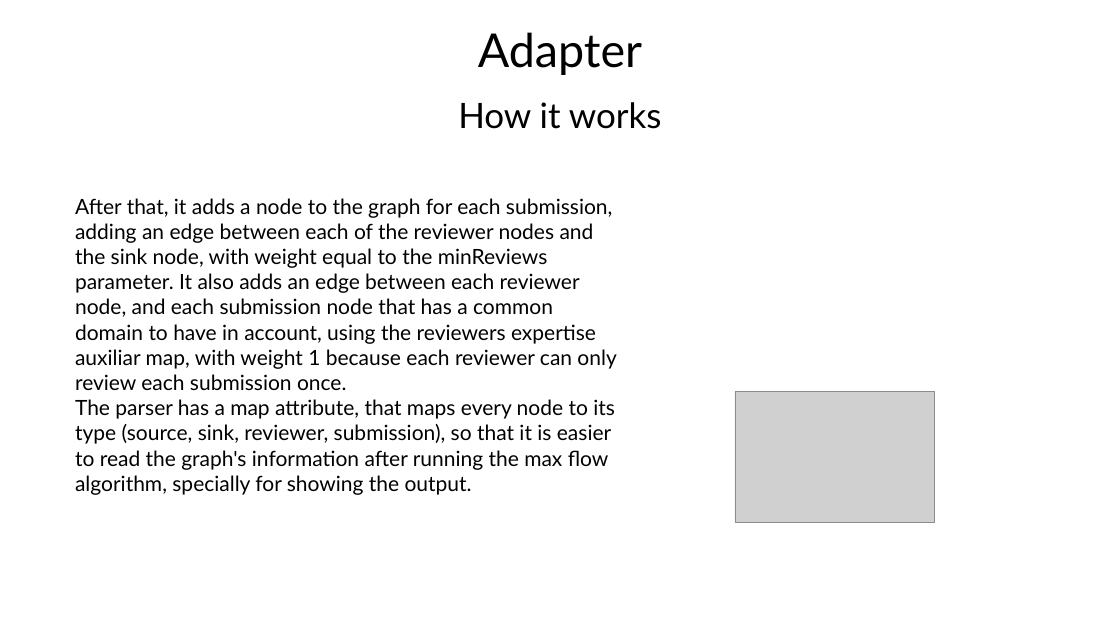
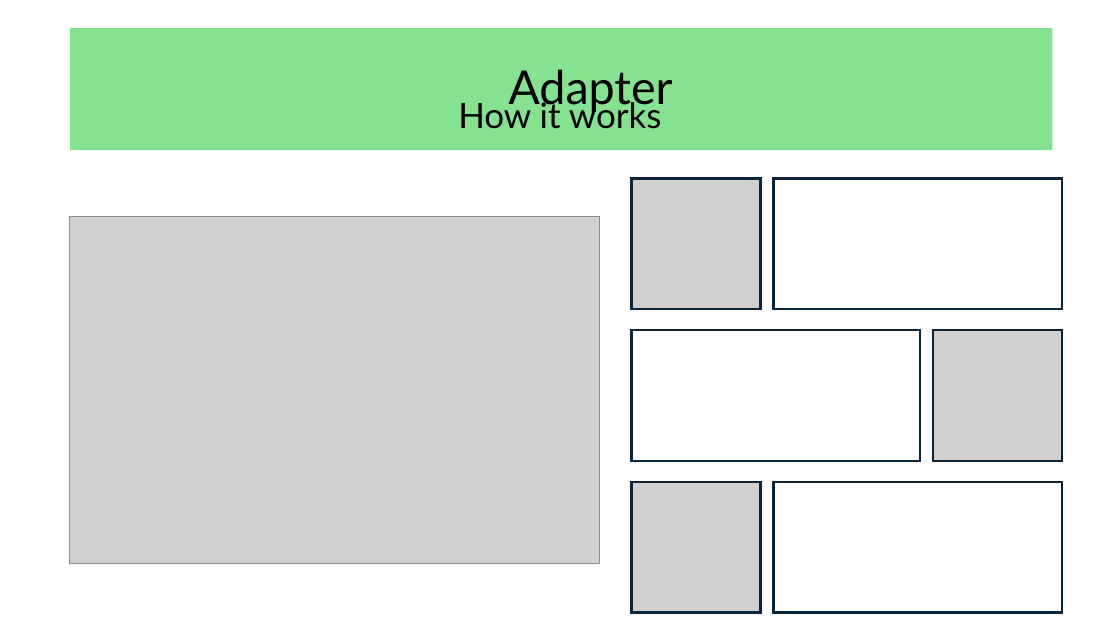
Before and after one commit to Tiago-Su/DA-s-project-1, a slide deck: slide 18 of Presentation.pptx (slide 14 before the commit). Drawn at 1120x630 pixels with LibreOffice and Linux fonts; fonts in the diff are those of the drawing; grey boxes stand for pictures. Boxes give left, top, right and bottom in pixels: in the first picture for what was removed or moved away, otherwise in the second. Text is boxed around its words. In the diff, an @@ line names an element or a change of style, - is before the commit and + after.

```diff
--- a/Presentation.pptx
+++ b/Presentation.pptx
@@ rectangle added at [0, 0, 1120, 160], fill #FFFFFF @@
@@ title "Adapter": place and size @@
-title "Adapter" at [478, 32, 642, 75]
+title "Adapter" at [70, 29, 1052, 150]
@@ title "Adapter" at [70, 29, 1052, 150]: alignment centre to left; vertical alignment bottom to middle; fill none to #84E291 @@
@@ text removed at [75, 198, 616, 495] @@
-After that, it adds a node to the graph for each submission, adding an edge between each of the reviewer nodes and the sink node, with weight equal to the minReviews parameter. It also adds an edge between each reviewer node, and each submission node that has a common domain to have in account, using the reviewers expertise auxiliar map, with weight 1 because each reviewer can only review each submission once.
-The parser has a map attribute, that maps every node to its type (source, sink, reviewer, submission), so that it is easier to read the graph's information after running the max flow algorithm, specially for showing the output.
@@ picture: place and size @@
-picture at [735, 392, 935, 523]
+picture at [70, 217, 600, 564]
@@ group added at [632, 178, 1062, 613]: 3 rectangles, 3 pictures @@
```
Also in this commit, not shown: 26 other slides changed, 7 slides added.
